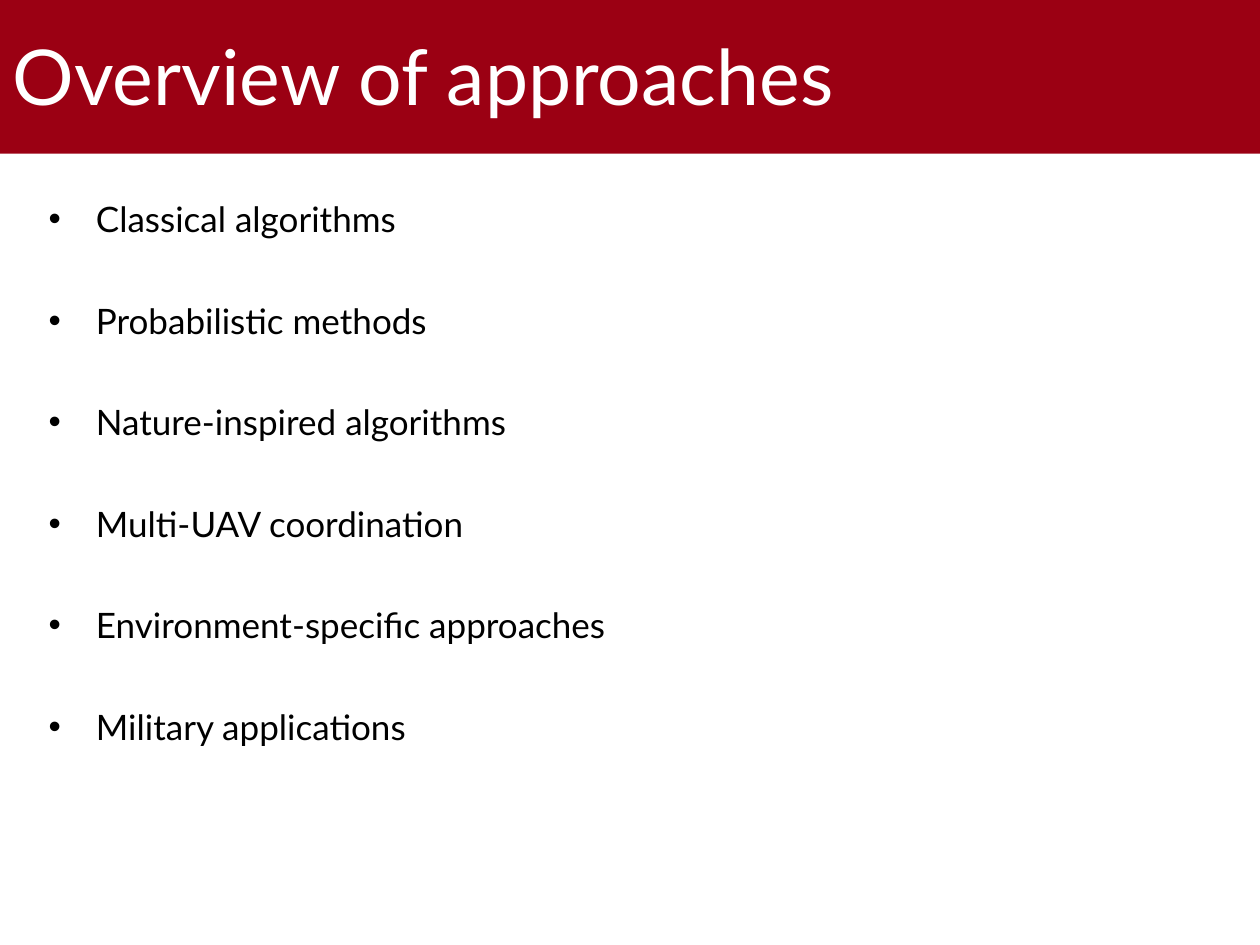
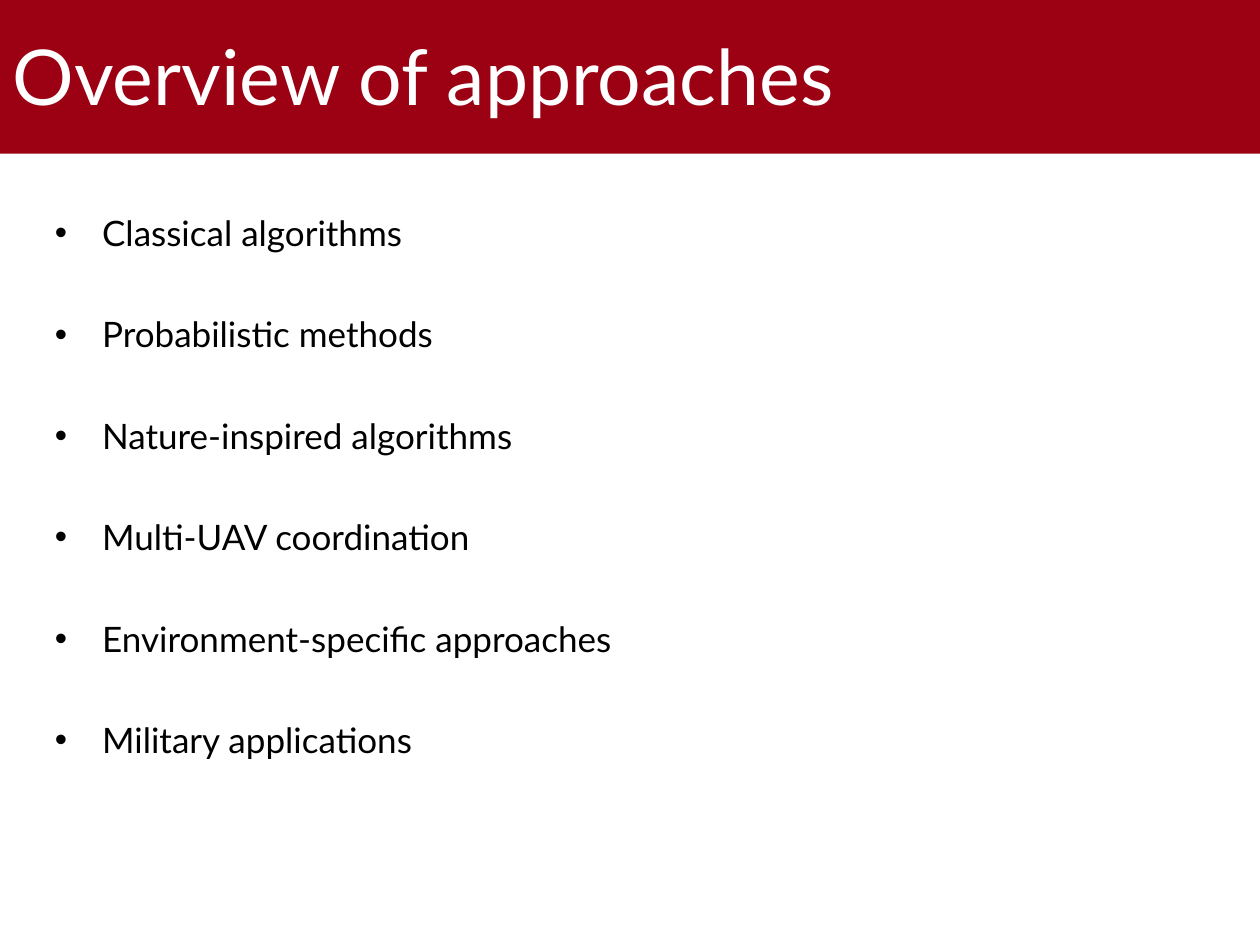
Before and after one commit to gabrielrovesti/WNMA-UAV-Route-Planning-Survey, a slide deck: slide 4 of 2 - Slides/UAV Route Planning Strategies.pptx. Drawn at 1260x945 pixels with LibreOffice and Linux fonts; fonts in the diff are those of the drawing; background and template pictures are left out. Boxes give left, top, right and bottom in pixels: in the first picture for what was removed or moved away, otherwise in the second. Text is boxed around its words. In the diff, an @@ line names an element or a change of style, - is before the commit and + after.

```diff
--- a/2 - Slides/UAV Route Planning Strategies.pptx
+++ b/2 - Slides/UAV Route Planning Strategies.pptx
@@ text "Classical algorithms": place and size @@
-text "Classical algorithms" at box(96, 206, 605, 746)
+text "Classical algorithms" at box(102, 220, 611, 759)
```
Also in this commit, not shown: 7 other slides changed, 4 slides added, 1 other file.
